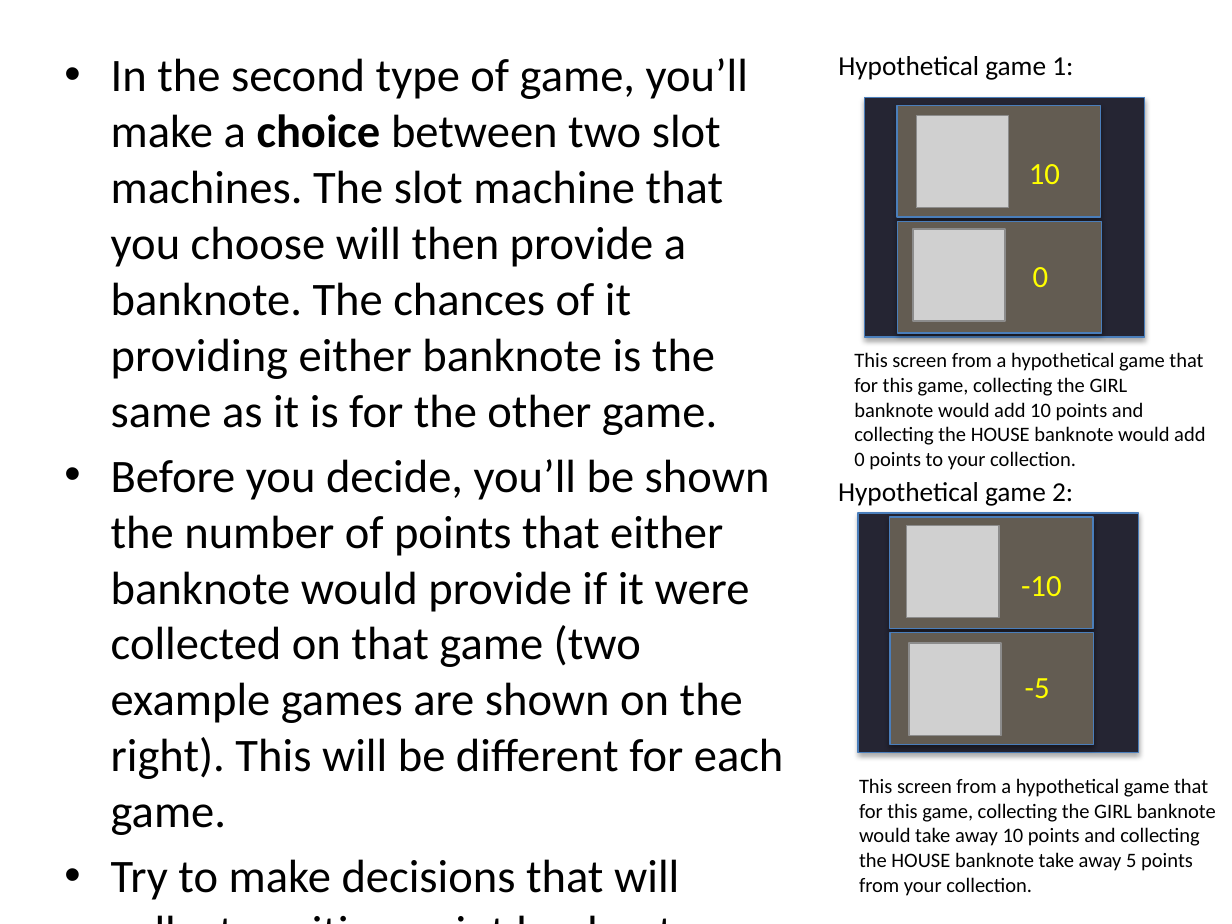
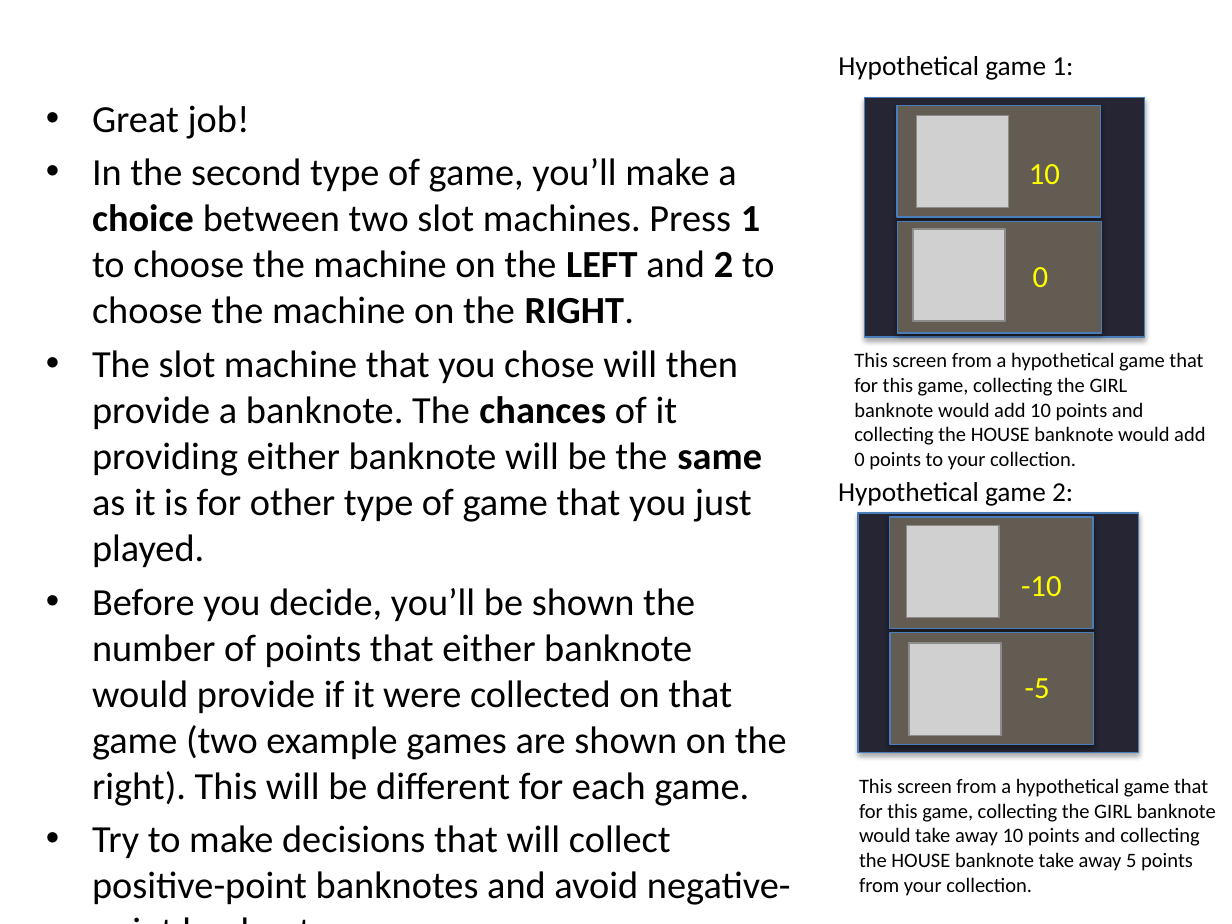
Before and after one commit to evanrussek/uws_jsp, a slide deck: slide 13 of Stimuli/uws_instr_slides.pptx. Drawn at 1232x924 pixels with LibreOffice and Linux fonts; fonts in the diff are those of the drawing; grey boxes stand for pictures. Boxes give left, top, right and bottom in pixels: in the first picture for what was removed or moved away, otherwise in the second. Text is boxed around its words. In the diff, an @@ line names an element or a change of style, - is before the commit and + after.

```diff
--- a/Stimuli/uws_instr_slides.pptx
+++ b/Stimuli/uws_instr_slides.pptx
@@ text "Great job!": place and size @@
-text "Great job!" at (111,58,784,900)
+text "Great job!" at (92,105,787,859)
@@ text at (92,105,775,568): text changed; size 27.2 to 22.4 pt @@
-• In the second type of game, you’ll make a choice between two slot machines. The slot machine that you choose will then provide a banknote. The chances of it providing either banknote is the same as it is for the other game.
+• Great job!
+• In the second type of game, you’ll make a choice between two slot machines. Press 1 to choose the machine on the LEFT and 2 to choose the machine on the RIGHT.
+• The slot machine that you chose will then provide a banknote. The chances of it providing either banknote will be the same as it is for other type of game that you just played.
@@ text at (92,588,787,859): size 27.2 to 22.4 pt in "Before you decide, you’ll be shown the ...", "Try to make decisions that will collect ...", "Let’s practice a few of these games." @@
```
Also in this commit, not shown: 4 other slides changed, 10 other files.
